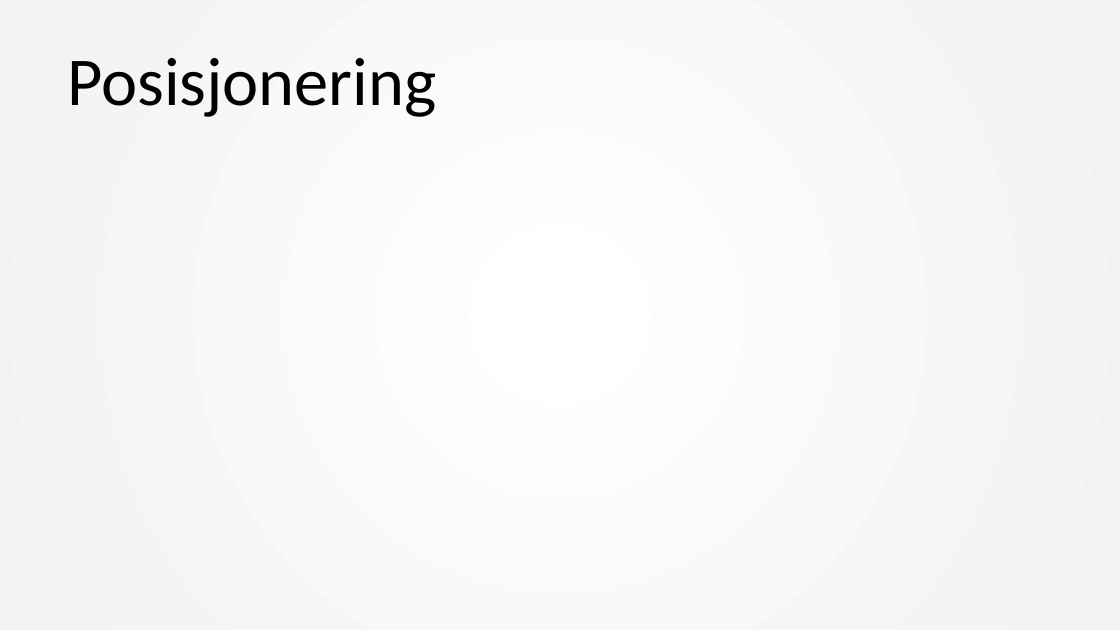
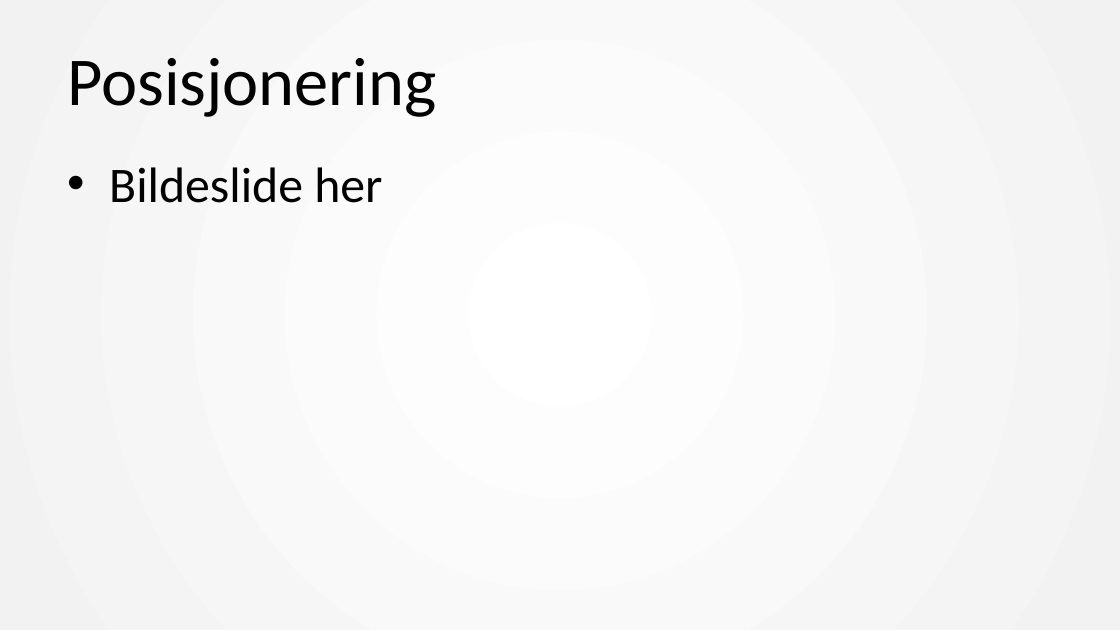
Before and after one commit to mesan/css-kurs, a slide deck: slide 29 of Foiler/1. CSS basic.pptx (slide 26 before the commit). Drawn at 1120x630 pixels with LibreOffice and Linux fonts; fonts in the diff are those of the drawing. Boxes give left, top, right and bottom in pixels: in the first picture for what was removed or moved away, otherwise in the second. Text is boxed around its words. In the diff, an @@ line names an element or a change of style, - is before the commit and + after.

```diff
--- a/Foiler/1. CSS basic.pptx
+++ b/Foiler/1. CSS basic.pptx
@@ text added at box(109, 167, 382, 203), 32 pt, text #000000 @@
+• Bildeslide her
```
Also in this commit, not shown: 7 other slides changed, 8 slides added, 2 slides removed, 2 other files.
